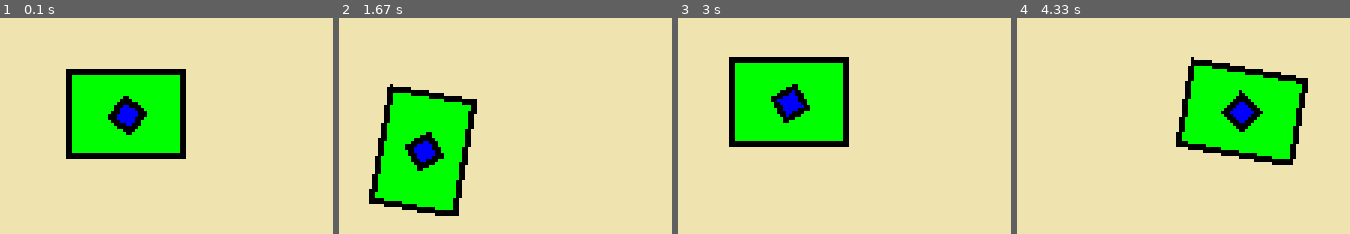
Above: before the commit, frames 1-4 (left to right).
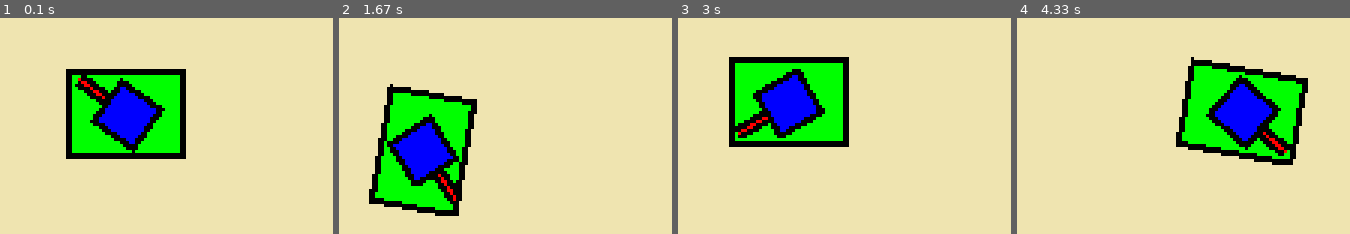
Above: after the commit, the same moments.

Repository: Keksfabrik-glitch/Panzerkiste
Game: pygame game, started from panzer.py
Two runs of this game, one before a commit and one after it. Both use one fixed random seed, a clock stepped at 60 frames per second and the inputs below.
Inputs (mouse positions are in pixels of both pictures, inside the frame that each line leads up to):
- Up to frame 1 (0.1 s): no input
- Up to frame 2 (1.67 s): hold D 0.33-0.8 s; move the mouse to (378, 195) at 0.37 s; hold W 0.83-1.13 s; move the mouse to (outside the picture) at 0.87 s; hold D 1.17-1.63 s; move the mouse to (475, 231) at 1.2 s
- Up to frame 3 (3 s): hold A 1.67-2.2 s; move the mouse to (outside the picture) at 1.7 s; hold S 2.23-2.53 s; move the mouse to (outside the picture) at 2.27 s; hold A 2.57-2.97 s; move the mouse to (outside the picture) at 2.6 s
- Up to frame 4 (4.33 s): hold W 3-3.37 s; move the mouse to (outside the picture) at 3.03 s; hold D 3.4-4.03 s; move the mouse to (outside the picture) at 3.43 s; hold S from 4.07 s (still down); move the mouse to (outside the picture) at 4.1 s

The runs differ from the first frame. In frame 1, 4.3% of the frame differs, in the area x 22-50%, y 26-63%; in frame 2, 4.2%; in frame 3, 4.2%; in frame 4, 4.3%.

Commit message:
Kanone gefixt

Diff:
--- a/panzer.py
+++ b/panzer.py
@@ -6,14 +6,17 @@
 WIDTH, HEIGHT = 800, 600
 screen = pygame.display.set_mode((WIDTH, HEIGHT))
 clock = pygame.time.Clock()
+panzer_größe = 40
 
+#Farben
 WEISS = (255, 255, 255)
 ROT = (255, 0, 0)
 SCHWARZ = (0, 0, 0)
 SAND = (239, 228, 176)
 BLAU = (0, 0, 255)
 GRÜN = (0,255,0)
-panzer_größe = 40
+TRANSPARENT = (0,0,0,0)
+
 
 class Player:
     def __init__(self, position):
@@ -98,18 +101,20 @@
 #IGNORIEREN NUR DAMIT MAN ES VISUELL SIEHT
 
 player = Player((400, 300))
-# Definiere Kanone
-kanone = pygame.Surface((panzer_größe / 4, panzer_größe / 4), pygame.SRCALPHA)
-kanone.fill(BLAU)
-pygame.draw.rect(kanone, SCHWARZ, (0, 0, panzer_größe / 4, panzer_größe / 4), 2)
 # Definiere den Turm
-turm = pygame.Surface((panzer_größe / 4, panzer_größe / 4), pygame.SRCALPHA)
+turm = pygame.Surface((panzer_größe // 2.15, panzer_größe // 2.15), pygame.SRCALPHA)
 turm.fill(BLAU)
-pygame.draw.rect(turm, SCHWARZ, (0, 0, panzer_größe / 4, panzer_größe / 4), 2)
+pygame.draw.rect(turm, SCHWARZ, (0, 0, panzer_größe // 2.15, panzer_größe // 2.15), 2)
+# Definiere Kanone – zeigt nach rechts, Mittelpunkt hinten
+kanone = pygame.Surface((panzer_größe, panzer_größe // 8), pygame.SRCALPHA)
+kanone.fill(TRANSPARENT)
+pygame.draw.rect(kanone, ROT, (panzer_größe // 2, 0, panzer_größe // 1.5, panzer_größe // 8))  # Hauptteil
+pygame.draw.rect(kanone, SCHWARZ, (panzer_größe // 2, 0, panzer_größe // 1.5, panzer_größe // 8), 2)
+
 # Zeichne den Unteren (rotierend)
-panzer_surface = pygame.Surface((panzer_größe-(panzer_größe/4), panzer_größe), pygame.SRCALPHA)
+panzer_surface = pygame.Surface((panzer_größe * 0.75, panzer_größe), pygame.SRCALPHA)
 panzer_surface.fill(GRÜN)
-pygame.draw.rect(panzer_surface, SCHWARZ, (0, 0,panzer_größe-(panzer_größe/4), panzer_größe), 2)
+pygame.draw.rect(panzer_surface, SCHWARZ, (0, 0,panzer_größe * 0.75, panzer_größe), 2)
 
 explosions_gruppe = pygame.sprite.Group()
 # Haupt-Game Loop
@@ -126,9 +131,9 @@
         richtung = richtung.normalize()  # auf Länge 1 bringen
     winkel = -richtung.angle_to(pygame.Vector2(1, 0))
 
-    # Drehe den Turm
-    rotiert = pygame.transform.rotate(turm, -winkel)
-    neu_rect = rotiert.get_rect(center=player.position)
+    # Drehe die Kanone
+    gedrehte_kanone = pygame.transform.rotate(kanone, -winkel)
+    kanone_rect = gedrehte_kanone.get_rect(center=player.position)
 
     # Steuerung
     keys = pygame.key.get_pressed()
@@ -165,17 +170,16 @@
     #Drehe das untere
     gedreht = pygame.transform.rotate(panzer_surface, -player.richtung)
     gedreht_rect = gedreht.get_rect(center=player.position)
-    #Drehe die Kanone
-    drehen = pygame.transform.rotate(kanone, -winkel)
+    #Drehe den Turm
+    rotiert = pygame.transform.rotate(turm, -winkel)
     neu_rect = rotiert.get_rect(center=player.position)
     # Zeichne den Unterteil
     screen.blit(gedreht, gedreht_rect.topleft)
-
-    # Das blaue Quadrat im Zentrum des Panzers
+    #Zeichne die Kanone
+    screen.blit(gedrehte_kanone, kanone_rect.topleft)
+    #Zeichne den Turm
     screen.blit(rotiert, neu_rect.topleft)
-
-    #Zeichne die Kanone
-    screen.blit(drehen, neu_rect.topleft)
+    #Explosionen
     explosions_gruppe.update()
     explosions_gruppe.draw(screen)
     pygame.display.flip()
